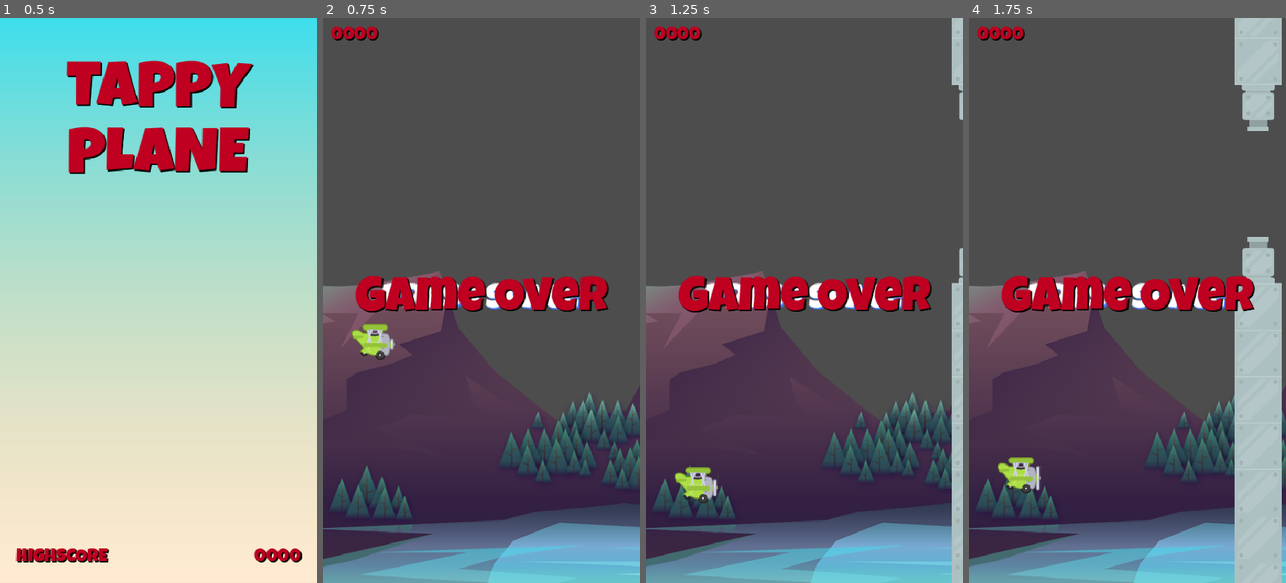
Above: before the commit, frames 1-4 (left to right).
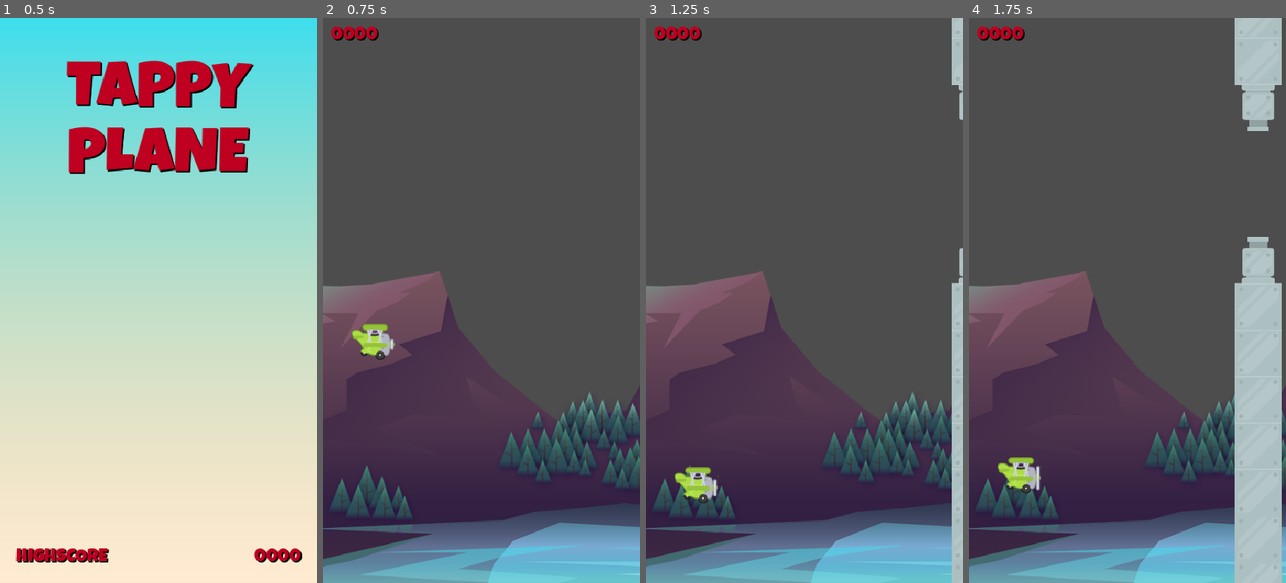
Above: after the commit, the same moments.

Repository: johnsuico/Udemy-Godot-Tutorial-2D
Game: Godot game, scene res://Scenes/Main/Main.tscn
Two runs of this game, one before a commit and one after it. Both use one fixed random seed, a clock stepped at 60 frames per second and the inputs below.
Inputs:
- Up to frame 1 (0.5 s): no input
- Up to frame 2 (0.75 s): hold Space (jump) from 0.53 s (still down)
- Up to frame 3 (1.25 s): keep holding Space (jump)
- Up to frame 4 (1.75 s): release Space (jump) at 1.28 s; tap Space (jump) at 1.35, 1.52 s

Frame 1 is identical in both runs. In frame 2, 4.3% of the frame differs, in the area x 10-91%, y 45-53%; in frame 3, 4.3%; in frame 4, 4.3%.

Commit message:
Integrate gamemanager global + gameover UI

Diff:
--- a/tappy-plane-tutorial/Scenes/Game/Game.tscn
+++ b/tappy-plane-tutorial/Scenes/Game/Game.tscn
@@ -17,6 +17,7 @@
 position = Vector2(76, 472)
 
 [node name="Barrier" parent="." instance=ExtResource("3_xbxml")]
+position = Vector2(-18, 0)
 
 [node name="PipesHolder" type="Node" parent="."]
 
--- a/tappy-plane-tutorial/Scenes/GameUI/GameUi.gd
+++ b/tappy-plane-tutorial/Scenes/GameUI/GameUi.gd
@@ -1,18 +1,27 @@
 extends Control
 
-var MAIN = load("uid://cmpyma78daeru")
+#var MAIN = load("uid://cmpyma78daeru") # Commented out as no longer needed, it's in GameManager global script now
 
+@onready var game_over_label: Label = $GameOverLabel
+@onready var press_space_label: Label = $PressSpaceLabel
 
+@onready var timer: Timer = $Timer
 
 func _unhandled_input(event: InputEvent) -> void:
 	if event.is_action_pressed("Exit"):
-		get_tree().change_scene_to_packed(MAIN)
+		#get_tree().change_scene_to_packed(MAIN) # Moved to GameManager global script
+		GameManager.load_main_scene()
+	elif press_space_label.visible == true and event.is_action_pressed("jump"):
+		GameManager.load_main_scene()
 
-# Called when the node enters the scene tree for the first time.
-func _ready() -> void:
-	pass # Replace with function body.
+func _enter_tree() -> void:
+	SignalHub.on_plane_died.connect(on_plane_died)
 
 
-# Called every frame. 'delta' is the elapsed time since the previous frame.
-func _process(_delta: float) -> void:
-	pass
+func on_plane_died() -> void:
+	game_over_label.show()
+	timer.start()
+
+func _on_timer_timeout() -> void:
+	game_over_label.hide()
+	press_space_label.show()
--- a/tappy-plane-tutorial/Scenes/GameUI/GameUi.tscn
+++ b/tappy-plane-tutorial/Scenes/GameUI/GameUi.tscn
@@ -34,6 +34,7 @@
 label_settings = ExtResource("1_556m7")
 
 [node name="PressSpaceLabel" type="Label" parent="."]
+visible = false
 layout_mode = 1
 anchors_preset = 8
 anchor_left = 0.5
@@ -50,6 +51,7 @@
 label_settings = SubResource("LabelSettings_33k4q")
 
 [node name="GameOverLabel" type="Label" parent="."]
+visible = false
 layout_mode = 1
 anchors_preset = 8
 anchor_left = 0.5
@@ -64,3 +66,9 @@
 grow_vertical = 2
 text = "Game Over"
 label_settings = ExtResource("3_jwnss")
+
+[node name="Timer" type="Timer" parent="."]
+wait_time = 2.0
+one_shot = true
+
+[connection signal="timeout" from="Timer" to="." method="_on_timer_timeout"]
--- a/tappy-plane-tutorial/Scenes/Main/Main.gd
+++ b/tappy-plane-tutorial/Scenes/Main/Main.gd
@@ -1,11 +1,12 @@
 extends Control
 
-const GAME = preload("uid://c1c81lbj2vx5p")
+#const GAME = preload("uid://c1c81lbj2vx5p") # Commented out because using GameManager global script to load
 
 # Space bar will take you to the "game" scene
 func _unhandled_input(event: InputEvent) -> void:
 	if event.is_action_pressed("jump"):
-		get_tree().change_scene_to_packed(GAME)
+		#get_tree().change_scene_to_packed(GAME) # Moved to GameManager global script
+		GameManager.load_game_scene()
 
 # Called when the node enters the scene tree for the first time.
 func _ready() -> void:
--- a/tappy-plane-tutorial/project.godot
+++ b/tappy-plane-tutorial/project.godot
@@ -18,6 +18,7 @@
 [autoload]
 
 SignalHub="*res://Globals/SignalHub.gd"
+GameManager="*res://Globals/GameManager.gd"
 
 [display]
 
